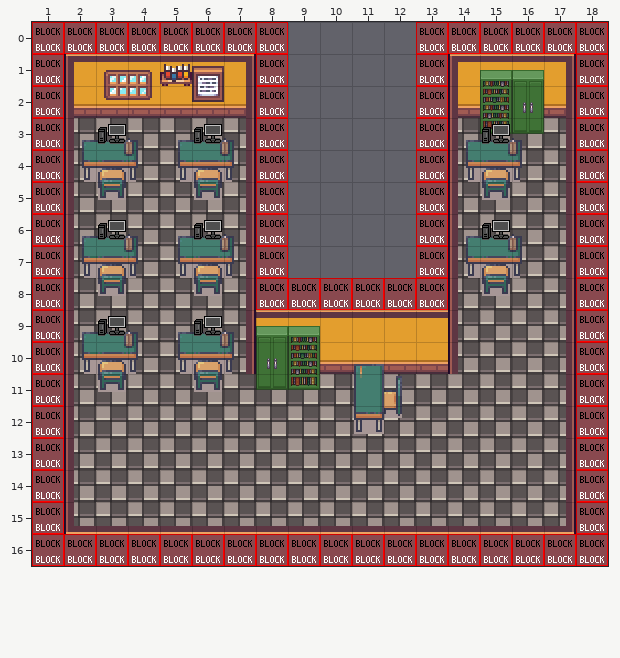
An edit to a level. Tiled map (JSON), computerlab.tmj. Above, as it was before the edit.
Cells are 32x32 px. Shown: x 1..18, y 0..16.
And afterwards:
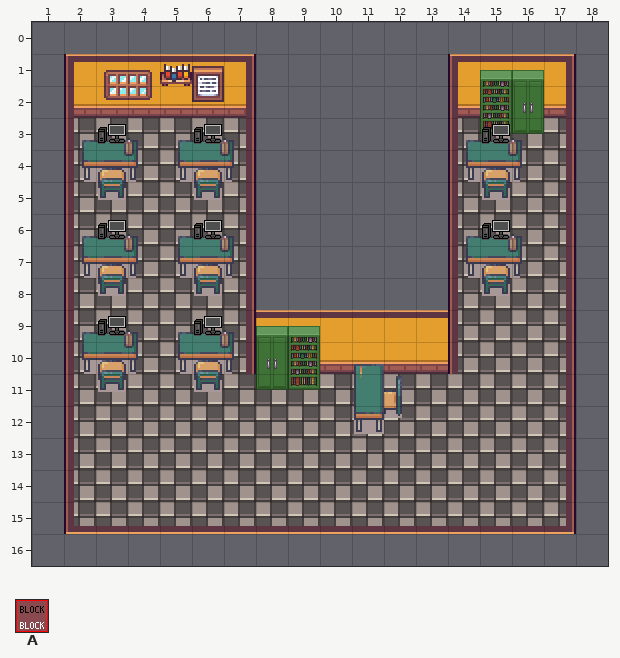
Key: from "Chunk 1": A 0.
_ is an empty cell, . an unchanged one.
See-through tiles are keyed as they look on the map.
Diff:
--- layer "collisions" (now hidden)
@@ x 1..18 @@
- 0 AAAAAAAA....AAAAAA
- 1 A......A....A....A
- 2 A......A....A....A
- 3 A......A....A....A
- 4 A......A....A....A
- 5 A......A....A....A
- 6 A......A....A....A
- 7 A......A....A....A
- 8 A......AAAAAA....A
- 9 A................A
-10 A................A
-11 A................A
-12 A................A
-13 A................A
-14 A................A
-15 A................A
-16 AAAAAAAAAAAAAAAAAA
+ 0 ________....______
+ 1 _......_...._...._
+ 2 _......_...._...._
+ 3 _......_...._...._
+ 4 _......_...._...._
+ 5 _......_...._...._
+ 6 _......_...._...._
+ 7 _......_...._...._
+ 8 _......______...._
+ 9 _................_
+10 _................_
+11 _................_
+12 _................_
+13 _................_
+14 _................_
+15 _................_
+16 __________________
